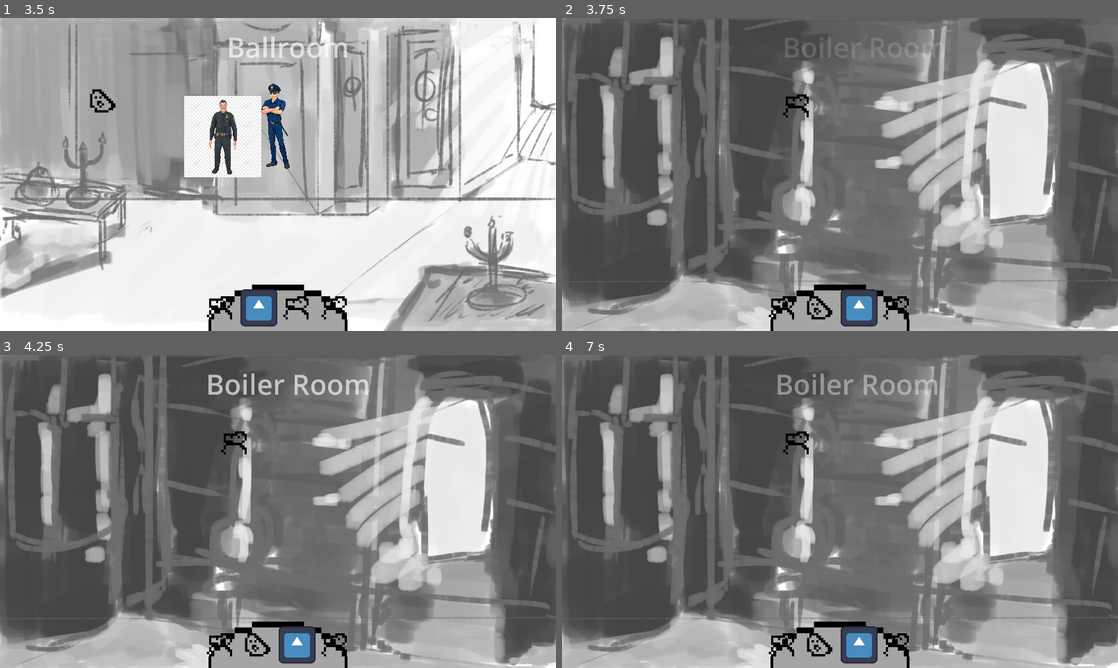
Above: before the commit, frames 1-4 (two rows, left to right).
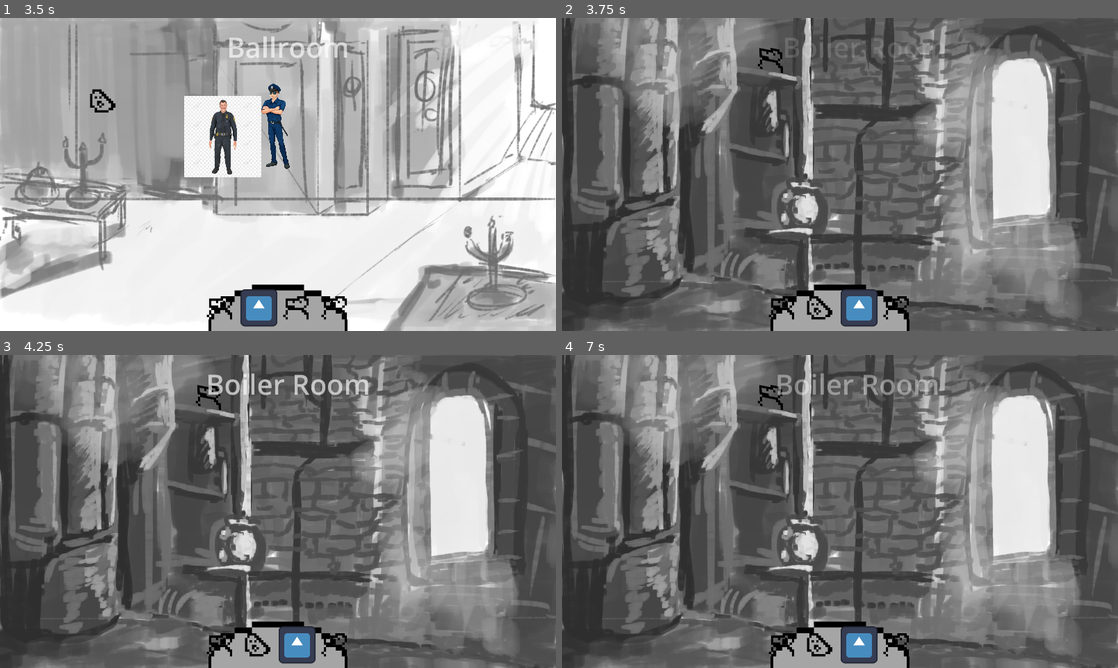
Above: after the commit, the same moments.

Repository: Nauviax/noirgame
Game: Godot game, scene res://scenes/main_scene.tscn
Same seed, same stepped clock (60 frames per second), same inputs: the game is played once before the commit and once after it. The engine's default icon, where the game draws it, is replaced by a stand-in: a white triangle on a blue panel in a dark square.
Inputs (mouse positions are in pixels of both pictures, inside the frame that each line leads up to):
- Up to frame 1 (3.5 s): tap Enter at 0.5 s; click (278, 174) at 0.67 s; tap Space at 1.25 s; move the mouse to (166, 190) at 1.27 s; click (166, 190) at 1.42 s; click (222, 309) at 2 s; click (261, 309) at 2.77 s
- Up to frame 2 (3.75 s): click (856, 309) at 3.52 s
- Up to frame 3 (4.25 s): no input
- Up to frame 4 (7 s): click (895, 646) at 4.27 s; click (784, 646) at 5 s; click (823, 646) at 5.77 s; click (856, 646) at 6.52 s

Frame 1 is identical in both runs. In frame 2, 44% of the frame differs, in the area x 0-100%, y 0-100%; in frame 3, 44%; in frame 4, 44%.

Commit message:
Updated boilerroom bg, positioned "thing" on shelf.

Diff:
--- a/scenes/locations/boilerroom.tscn
+++ b/scenes/locations/boilerroom.tscn
@@ -13,5 +13,7 @@
 texture = ExtResource("3_soxlh")
 
 [node name="Thing2" type="Sprite2D" parent="." index="1"]
-position = Vector2(812, 303)
+position = Vector2(722, 143)
+rotation = 0.190241
+skew = -0.237365
 texture = ExtResource("2_43n25")
--- a/scenes/main_scene.tscn
+++ b/scenes/main_scene.tscn
@@ -63,7 +63,7 @@
 shape = SubResource("RectangleShape2D_siqa5")
 
 [connection signal="pressed" from="UI/LevelSelectToolbar/LevelSelect/LocationButton" to="UI/LevelSelectToolbar/LevelSelect/LocationButton" method="_on_pressed"]
-[connection signal="pressed" from="UI/LevelSelectToolbar/LevelSelect/@TextureButton@44913" to="UI/LevelSelectToolbar/LevelSelect/@TextureButton@44913" method="_on_pressed"]
-[connection signal="pressed" from="UI/LevelSelectToolbar/LevelSelect/@TextureButton@44914" to="UI/LevelSelectToolbar/LevelSelect/@TextureButton@44914" method="_on_pressed"]
-[connection signal="pressed" from="UI/LevelSelectToolbar/LevelSelect/@TextureButton@44915" to="UI/LevelSelectToolbar/LevelSelect/@TextureButton@44915" method="_on_pressed"]
+[connection signal="pressed" from="UI/LevelSelectToolbar/LevelSelect/@TextureButton@17246" to="UI/LevelSelectToolbar/LevelSelect/@TextureButton@17246" method="_on_pressed"]
+[connection signal="pressed" from="UI/LevelSelectToolbar/LevelSelect/@TextureButton@17247" to="UI/LevelSelectToolbar/LevelSelect/@TextureButton@17247" method="_on_pressed"]
+[connection signal="pressed" from="UI/LevelSelectToolbar/LevelSelect/@TextureButton@17248" to="UI/LevelSelectToolbar/LevelSelect/@TextureButton@17248" method="_on_pressed"]
 [connection signal="input_event" from="StartScreen/Area2D" to="." method="_on_start_screen_input_event"]
Binary file changed: Assets/Sprites/backgrounds/boilerroom.png
